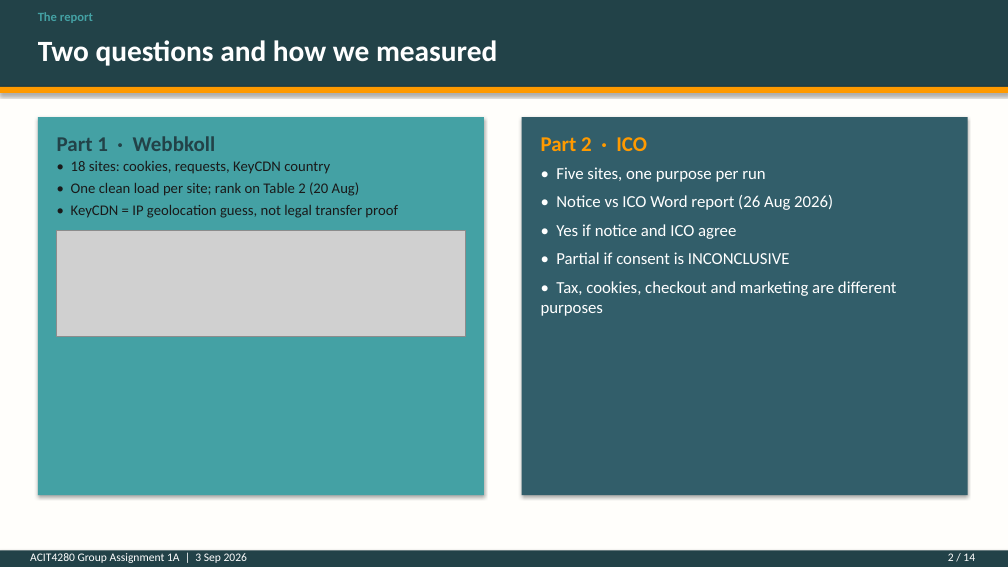
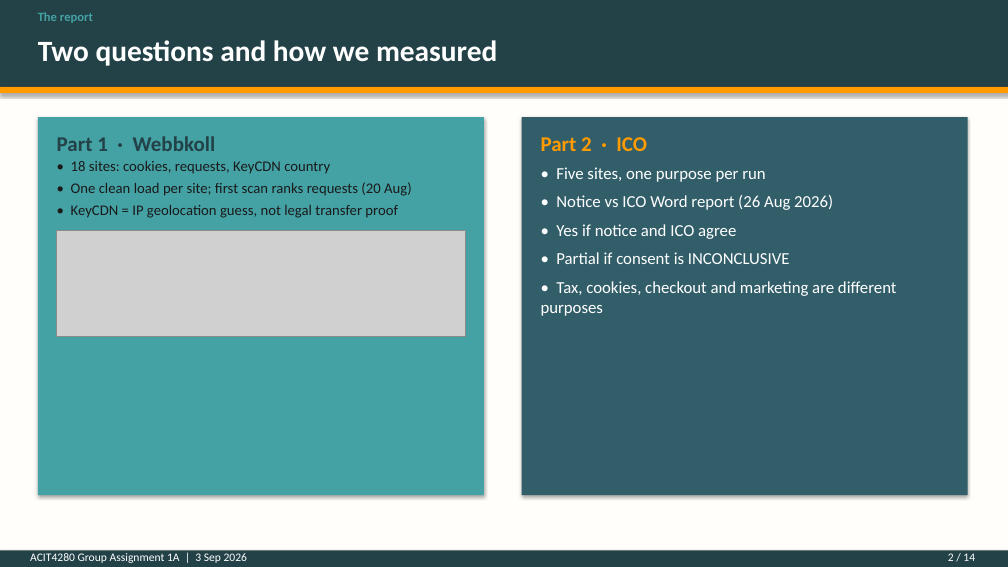
Before and after one commit to kasa031/Bacheloroppgave, a slide deck: slide 2 of ACIT4280_1A_presentation.pptx. Drawn at 1008x567 pixels with LibreOffice and Linux fonts; fonts in the diff are those of the drawing; grey boxes stand for pictures. Boxes give left, top, right and bottom in pixels: in the first picture for what was removed or moved away, otherwise in the second. Text is boxed around its words. In the diff, an @@ line names an element or a change of style, - is before the commit and + after.

```diff
--- a/ACIT4280_1A_presentation.pptx
+++ b/ACIT4280_1A_presentation.pptx
@@ text at (x1=71, y1=182, x2=412, y2=196): text changed @@
-• One clean load per site; rank on Table 2 (20 Aug)
+• One clean load per site; first scan ranks requests (20 Aug)
```
Also in this commit, not shown: 4 other slides changed, 4 other files.
